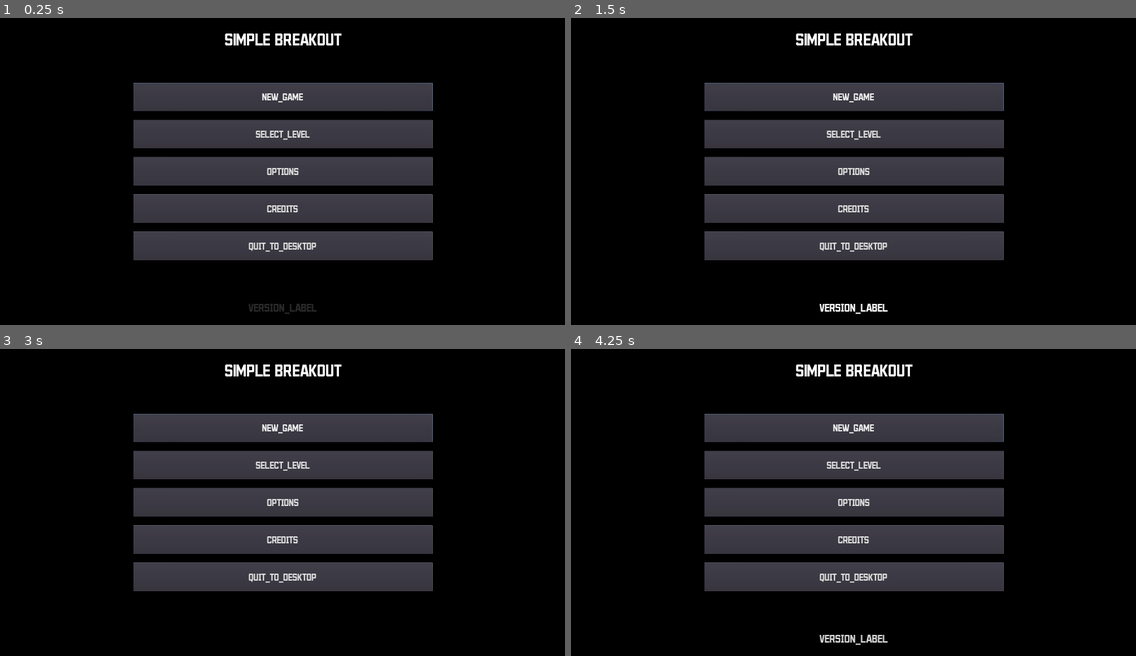
Above: before the commit, frames 1-4 (two rows, left to right).
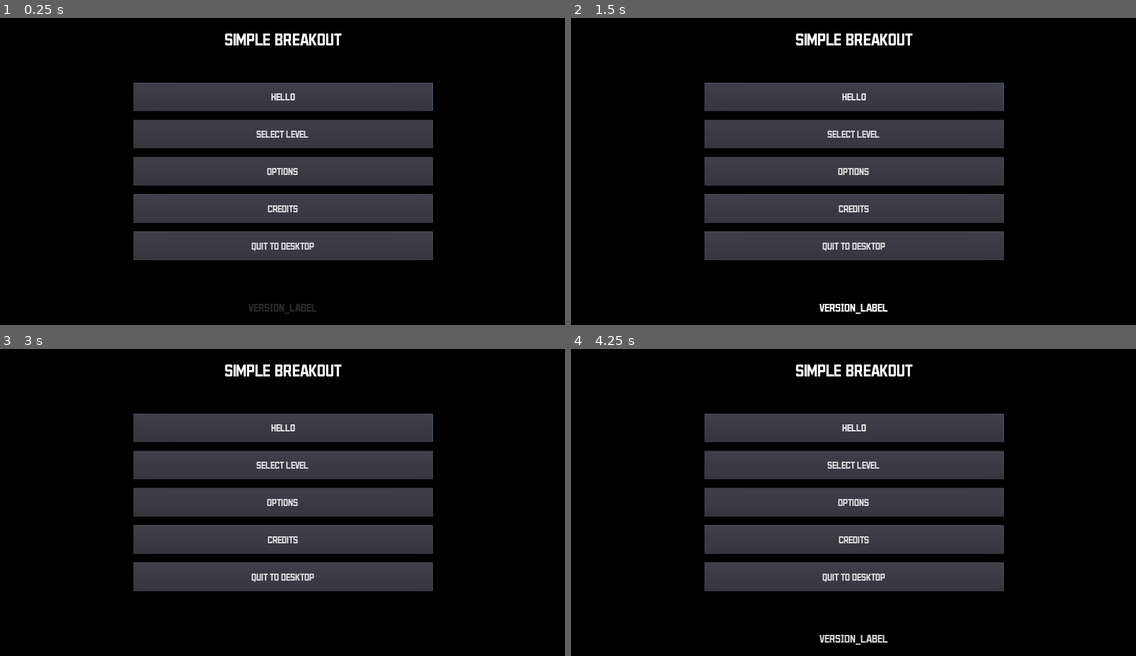
Above: after the commit, the same moments.

Repository: AlixBarreaux/simple-breakout
Game: Godot game, scene res://Scenes/GUI/MainMenu.tscn
Two runs of this game, one before a commit and one after it. Both use one fixed random seed, a clock stepped at 60 frames per second and the inputs below. This scene is started directly instead of the project's main scene. The engine's default icon, where the game draws it, is replaced by a stand-in: a white triangle on a blue panel in a dark square.
Inputs:
- Up to frame 1 (0.25 s): no input
- Up to frame 2 (1.5 s): click "NEW_GAME" (after the commit: "hello") at 0.5 s; click "SELECT_LEVEL" (after the commit: "select level") at 1.25 s
- Up to frame 3 (3 s): click "OPTIONS" (after the commit: "options") at 2 s; click "CREDITS" (after the commit: "credits") at 2.75 s
- Up to frame 4 (4.25 s): click "NEW_GAME" (after the commit: "hello") at 3.5 s

The runs differ from the first frame. In frame 1, 0.6% of the frame differs, in the area x 44-56%, y 24-77%; in frame 2, 0.6%; in frame 3, 0.6%; in frame 4, 0.6%.

Commit message:
import GetText translation files and add them into the Godot project settings

Diff:
--- a/Scenes/GUI/MainMenu.tscn
+++ b/Scenes/GUI/MainMenu.tscn
@@ -90,7 +90,7 @@
 size_flags_horizontal = 3
 size_flags_vertical = 3
 custom_fonts/font = ExtResource( 1 )
-text = "NEW_GAME"
+text = "hello"
 
 [node name="SelectLevelButton" type="Button" parent="ColorRect/ButtonsContainer"]
 margin_top = 130.0
@@ -103,7 +103,7 @@
 size_flags_horizontal = 3
 size_flags_vertical = 3
 custom_fonts/font = ExtResource( 1 )
-text = "SELECT_LEVEL"
+text = "select level"
 
 [node name="OptionsButton" type="Button" parent="ColorRect/ButtonsContainer"]
 margin_top = 261.0
@@ -116,7 +116,7 @@
 size_flags_horizontal = 3
 size_flags_vertical = 3
 custom_fonts/font = ExtResource( 1 )
-text = "OPTIONS"
+text = "options"
 
 [node name="CreditsButton" type="Button" parent="ColorRect/ButtonsContainer"]
 margin_top = 392.0
@@ -129,7 +129,7 @@
 size_flags_horizontal = 3
 size_flags_vertical = 3
 custom_fonts/font = ExtResource( 1 )
-text = "CREDITS"
+text = "credits"
 
 [node name="QuitToDesktopButton" parent="ColorRect/ButtonsContainer" instance=ExtResource( 3 )]
 margin_top = 523.0
@@ -137,6 +137,7 @@
 focus_neighbour_top = NodePath("../CreditsButton")
 focus_neighbour_right = NodePath("../NewGameButton")
 focus_neighbour_bottom = NodePath("../NewGameButton")
+text = "quit to desktop"
 
 [node name="VersionLabel" type="Label" parent="ColorRect"]
 anchor_left = 0.5
--- /dev/null
+++ b/Singletons/settings.gd
@@ -0,0 +1,14 @@
+extends Node
+
+
+# ----------------------------- DECLARE VARIABLES ------------------------------
+
+
+
+# ---------------------------------- RUN CODE ----------------------------------
+
+func _ready() -> void:
+	TranslationServer.set_locale(OS.get_locale())
+
+
+# ------------------------------ DECLARE FUNCTIONS -----------------------------
--- a/project.godot
+++ b/project.godot
@@ -147,6 +147,7 @@
 [autoload]
 
 Events="*res://Singletons/events.gd"
+Settings="*res://Singletons/settings.gd"
 
 [display]
 
@@ -177,6 +178,11 @@
 2d_physics/layer_3="Terrain"
 2d_physics/layer_4="BricksBallDetector"
 
+[locale]
+
+translations=PoolStringArray( "res://Translations/fr/Menus/menus_fr.po", "res://Translations/de/Menus/menus_de.po" )
+locale_filter=[ 0, [  ] ]
+
 [physics]
 
 common/enable_pause_aware_picking=true
Binary file added: Translations/de/Menus/menus_de.mo
Not shown, added: Translations/de/Menus/menus_de.po
Binary file added: Translations/fr/Menus/menus_fr.mo
Not shown, added: Translations/fr/Menus/menus_fr.po
Not shown, added: Translations/menus.pot
Not shown, added: .gitignore
Not shown, added: CHANGELOG.md
Not shown, added: README.md
